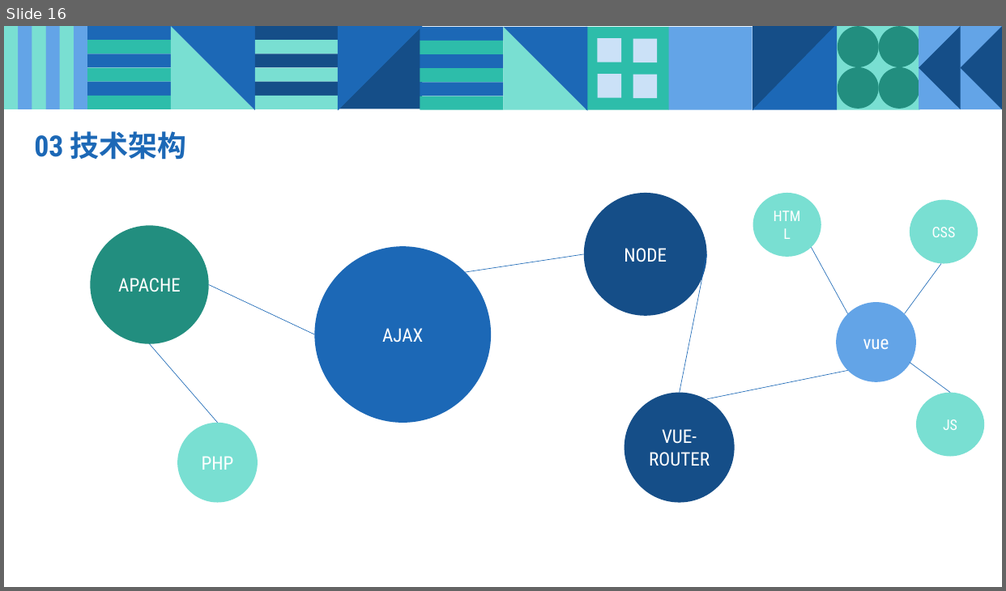
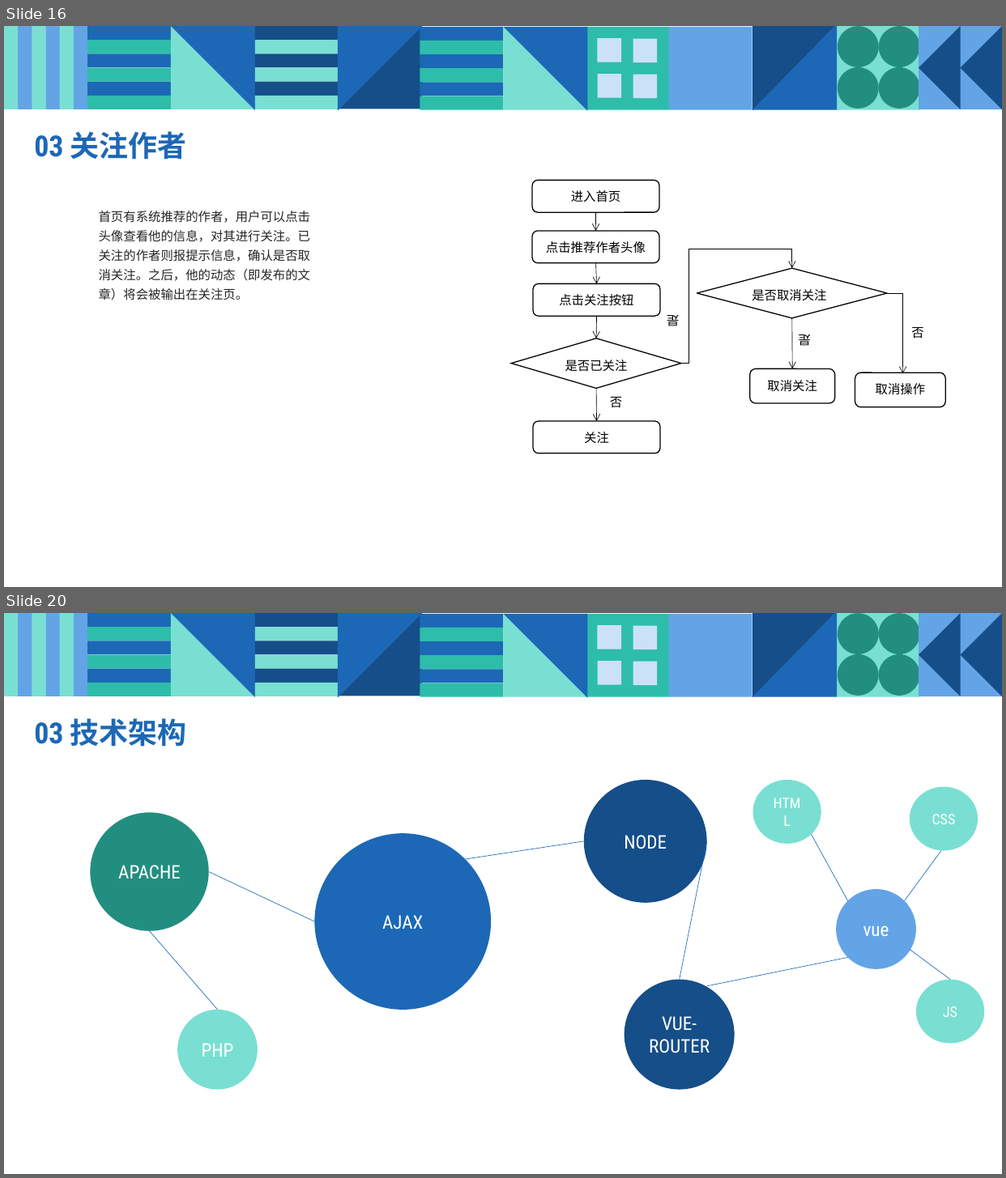
Before and after one commit to mytac/blog-system-with-vue, a slide deck: 附件/EC012359BBDB9B6890A962B992947272.pptx. Shown one above the other, each under a label of ours: slide 16 before the commit, slides 16 and 20 after it; the slides between them are not shown. The pictures are 1006x591 and 1006x1178 pixels, drawn with LibreOffice and Linux fonts; fonts in the diff are those of the drawing. Boxes give left, top, right and bottom in pixels: in the first picture for what was removed or moved away, otherwise in the second. Text is boxed around its words. In the diff, an @@ line names an element or a change of style, - is before the commit and + after.

```diff
--- a/附件/EC012359BBDB9B6890A962B992947272.pptx
+++ b/附件/EC012359BBDB9B6890A962B992947272.pptx
@@ slide 16 added at <box>4,26,1002,587</box>, background #FFFFFF; not listed: 47 template elements that a slide beside it also shows @@
@@ text added at <box>34,131,187,160</box>, 28 pt, text #1C68B6, bold @@
+03 关注作者
@@ text added at <box>99,211,311,301</box>, 12 pt, text #262626 @@
+首页有系统推荐的作者，用户可以点击头像查看他的信息，对其进行关注。已关注的作者则报提示信息，确认是否取消关注。之后，他的动态（即发布的文章）将会被输出在关注页。
@@ group added at <box>512,180,946,454</box>: 6 rounded rectangles, 5 arrows, 4 texts, 2 diamonds, 2 elbow arrows @@
+进入首页
+点击推荐作者头像
+点击关注按钮
+是否已关注
+取消关注
+关注
+是否取消关注
+取消操作
+是
+是
+否
+否
@@ what was slide 16 is now slide 20 @@
```
Also in this commit, not shown: 1 slide changed, 3 other slides added, 3 other files.
